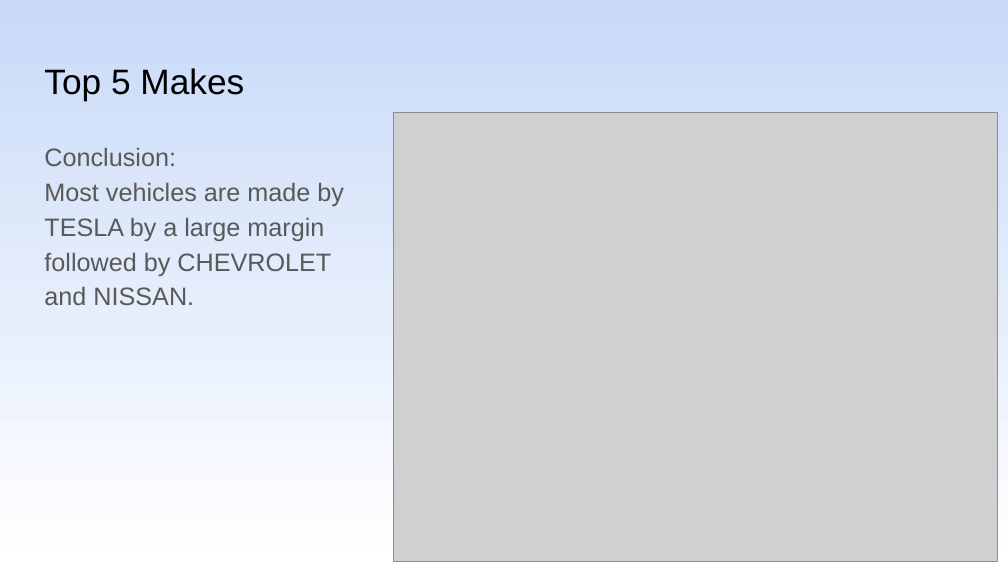
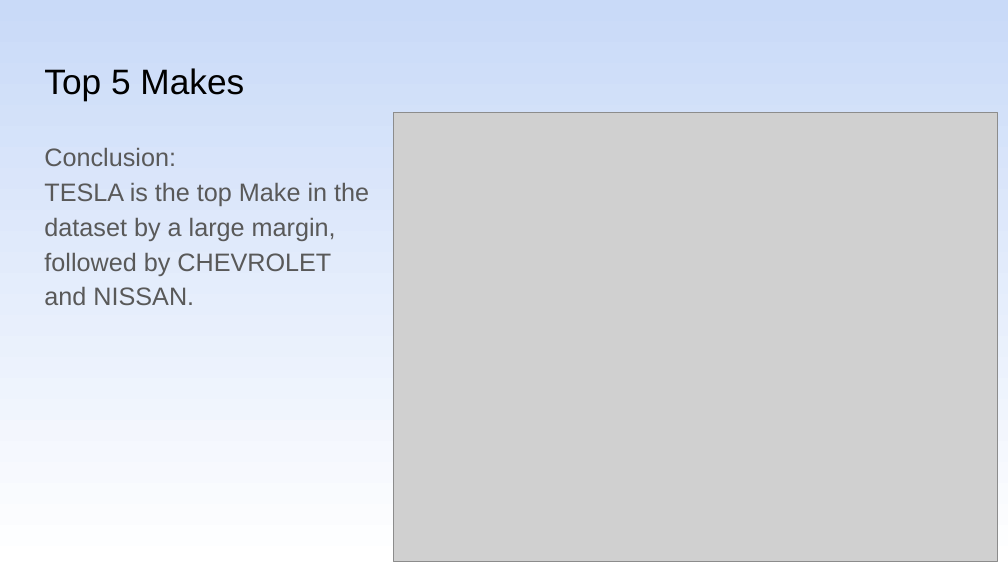
Before and after one commit to shachar700/DataAnalysis_ElectricVehicles, a slide deck: slide 14 of DataAnalysis_ElectricVehicles.pptx. Drawn at 1008x567 pixels with LibreOffice and Linux fonts; fonts in the diff are those of the drawing; grey boxes stand for pictures. Boxes give left, top, right and bottom in pixels: in the first picture for what was removed or moved away, otherwise in the second. Text is boxed around its words. In the diff, an @@ line names an element or a change of style, - is before the commit and + after.

```diff
--- a/DataAnalysis_ElectricVehicles.pptx
+++ b/DataAnalysis_ElectricVehicles.pptx
@@ text at [44,147,369,305]: text changed @@
-Conclusion:
-Most vehicles are made by
-TESLA by a large margin
-followed by CHEVROLET
-and NISSAN.
+Conclusion:
+TESLA is the top Make in the dataset by a large margin,
+followed by CHEVROLET
+and NISSAN.
```
Also in this commit, not shown: 12 other slides changed, 1 slide added, 1 slide removed, 3 other files.
